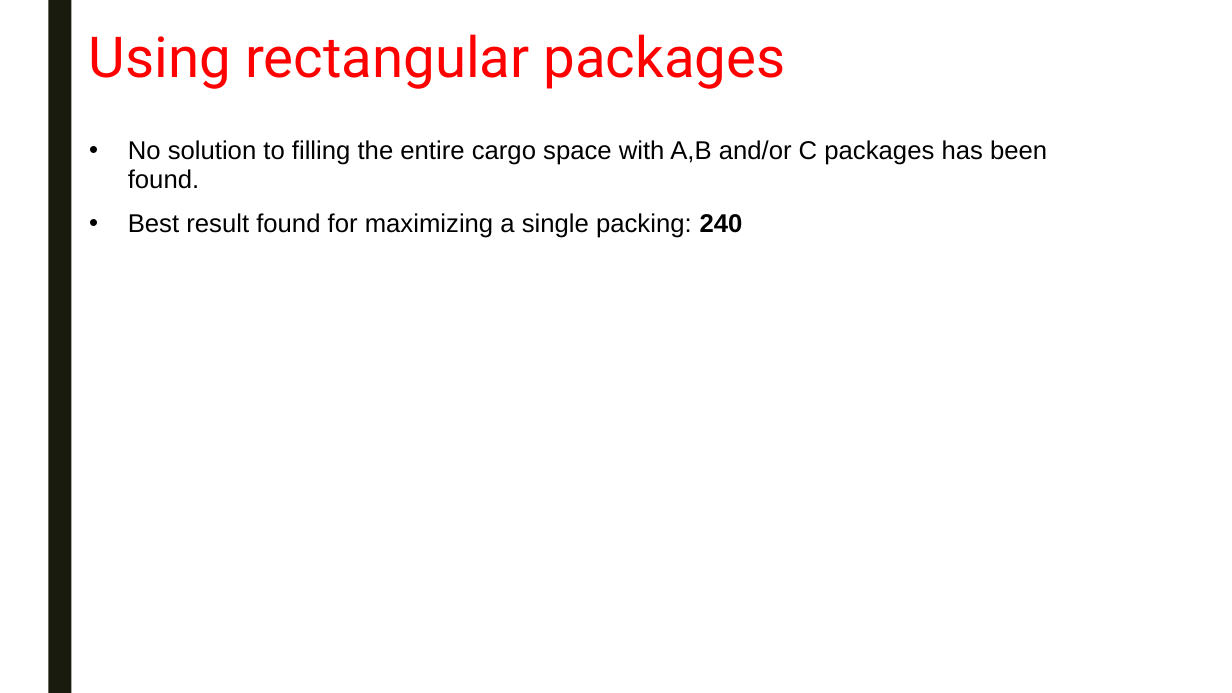
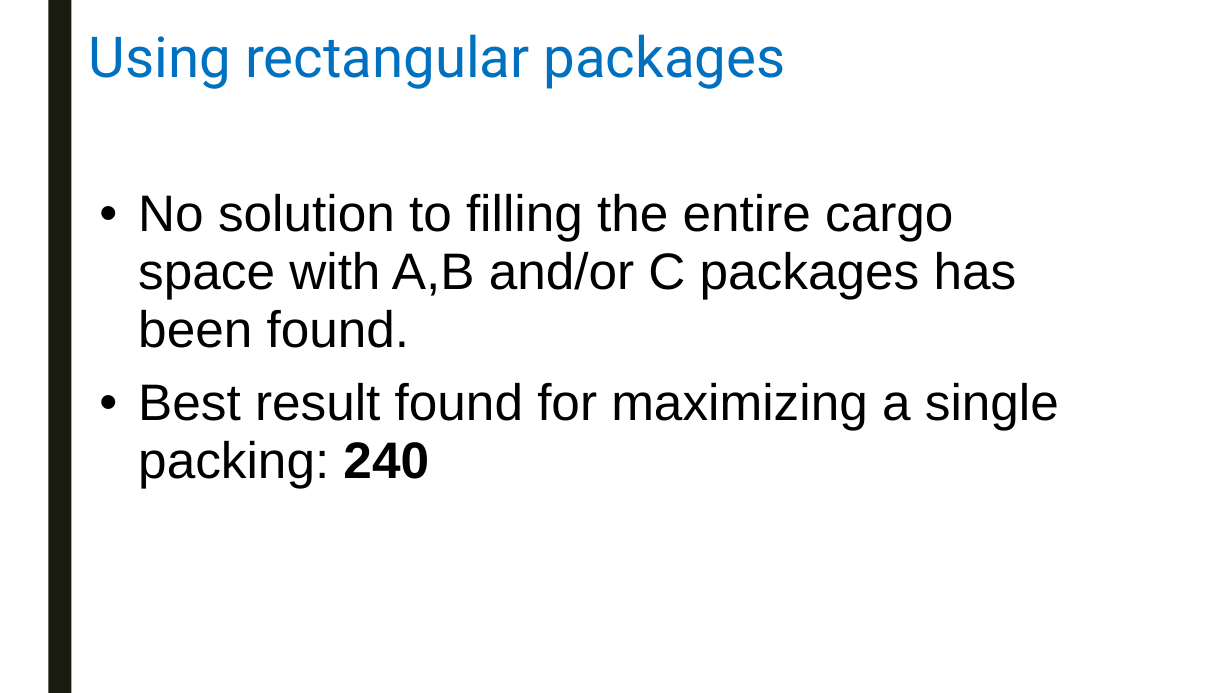
Before and after one commit to swengeler/PP3, a slide deck: slide 5 of Report, presentation and related stuff/Knapsack_problem.pptx (slide 4 before the commit). Drawn at 1232x693 pixels with LibreOffice and Linux fonts; fonts in the diff are those of the drawing. Boxes give left, top, right and bottom in pixels: in the first picture for what was removed or moved away, otherwise in the second. Text is boxed around its words. In the diff, an @@ line names an element or a change of style, - is before the commit and + after.

```diff
--- a/Report, presentation and related stuff/Knapsack_problem.pptx
+++ b/Report, presentation and related stuff/Knapsack_problem.pptx
@@ title "Using rectangular packages" at bbox=[89, 34, 786, 89]: text colour #FF0000 to #0070C0 @@
@@ text "No solution to filling the ...": place and size @@
-text "No solution to filling the ..." at bbox=[128, 140, 1047, 238]
+text "No solution to filling the ..." at bbox=[138, 193, 1059, 488]
@@ text "No solution to filling the ..." at bbox=[138, 193, 1059, 488]: size 20 to 40 pt @@
```
Also in this commit, not shown: 18 other slides changed, 2 slides added, 2 slides removed.
